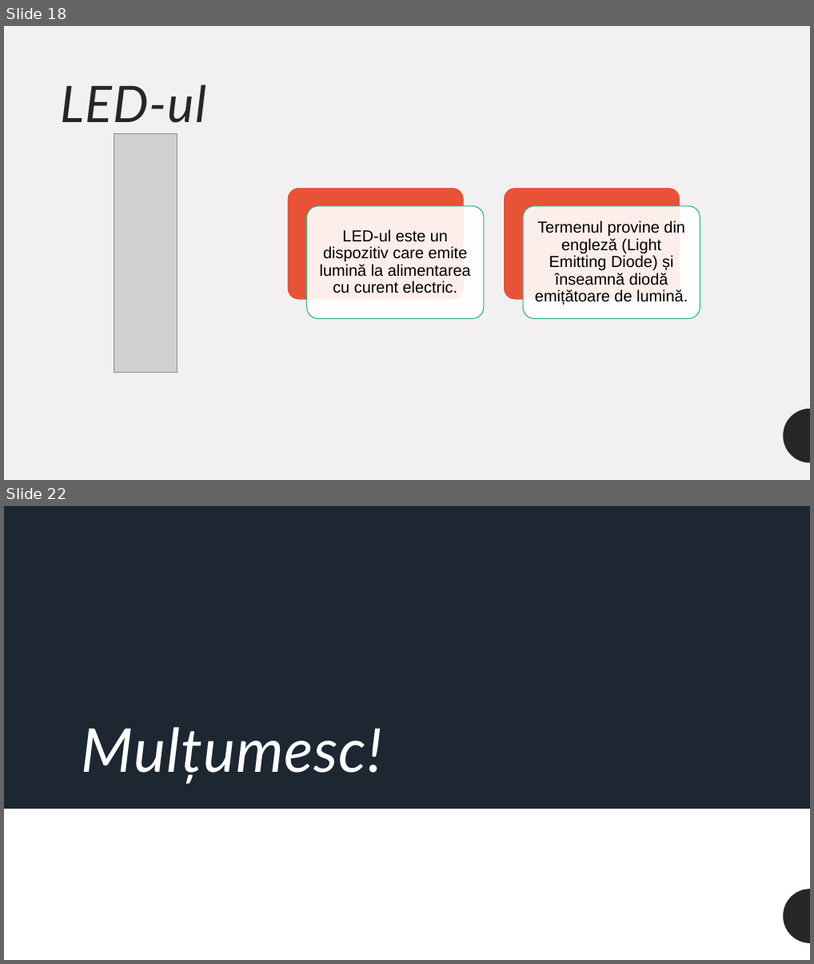
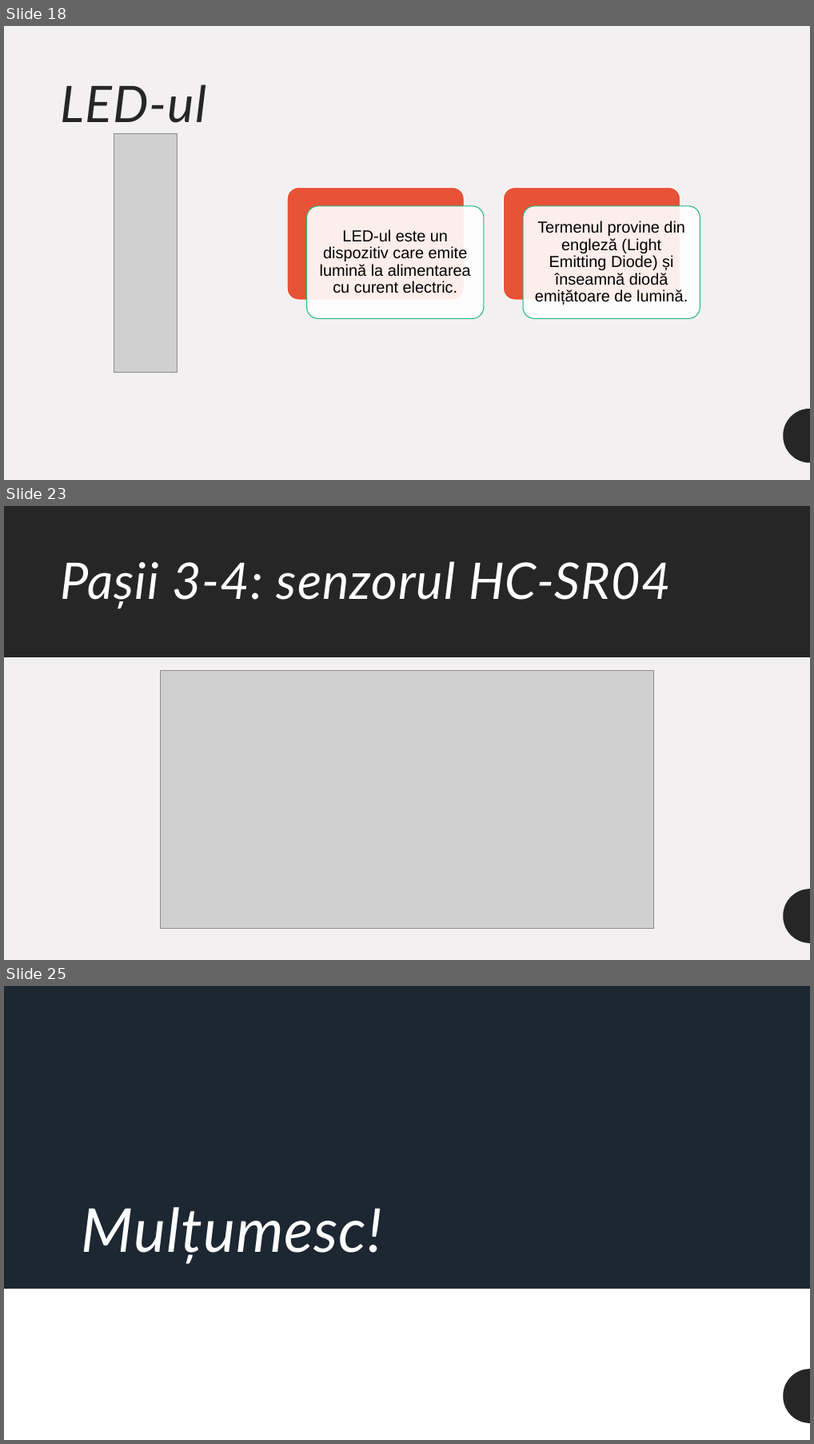
Before and after one commit to mihai-dulgheru/BazelePlaciiProgramabile, a slide deck: Bazele plăcii programabile.pptx. Shown one above the other, each under a label of ours: slides 18 and 22 before the commit, slides 18, 23 and 25 after it; the slides between them are not shown. The pictures are 814x964 and 814x1444 pixels, drawn with LibreOffice and Linux fonts; fonts in the diff are those of the drawing; grey boxes stand for pictures. Boxes give left, top, right and bottom in pixels: in the first picture for what was removed or moved away, otherwise in the second. Text is boxed around its words. In the diff, an @@ line names an element or a change of style, - is before the commit and + after.

Commit message:
Prezentare: scheme de montaj, fără videoclip, conținut corectat
- Patru slide-uri noi după „Aplicații”, cu schemele de montaj noi
  (pasul 1, pasul 2, pașii 3-4, pasul 5), cu text alternativ.
- Slide-ul cu videoclipul demo e șters, ca și videoclipul din repo
  (prezentarea scade de la 8,7 MB la 1,5 MB).
- Corecturi de conținut: butonul reset repornește programul, pinii
  digitali și citesc, MiniCore e pachet de plăci (nu bibliotecă),
  regula de conectare a breadboard-ului, materialul rezistorului,
  anod/catod și rezistorul în serie la LED, setările din Tools.
- „Aplicații” listează pașii 1-5 ca în README, cu un singur font.
- Logo-ul Arduino are din nou imagine PNG de rezervă pentru
  aplicațiile care nu afișează SVG.
- PDF-ul e exportat din nou (25 de pagini).

```diff
--- a/Bazele plăcii programabile.pptx
+++ b/Bazele plăcii programabile.pptx
@@ slide 23 added at (x1=4, y1=506, x2=810, y2=960), background #F3F0F1; not listed: 1 template element that a slide beside it also shows @@
@@ rectangle added at (x1=4, y1=506, x2=810, y2=960), fill #F3F0F1 @@
@@ rectangle added at (x1=4, y1=506, x2=810, y2=657), fill #262626 @@
@@ title added at (x1=60, y1=561, x2=670, y2=608), 60 pt, text #FFFFFF, italic @@
+Pașii 3-4: senzorul HC-SR04
@@ picture added at (x1=161, y1=671, x2=654, y2=928) @@
@@ freeform shape added at (x1=784, y1=888, x2=810, y2=943), fill #262626 @@
@@ what was slide 22 is now slide 25 @@
```
Also in this commit, not shown: 15 slides changed, 3 other slides added, 1 slide removed, 1 other file.
